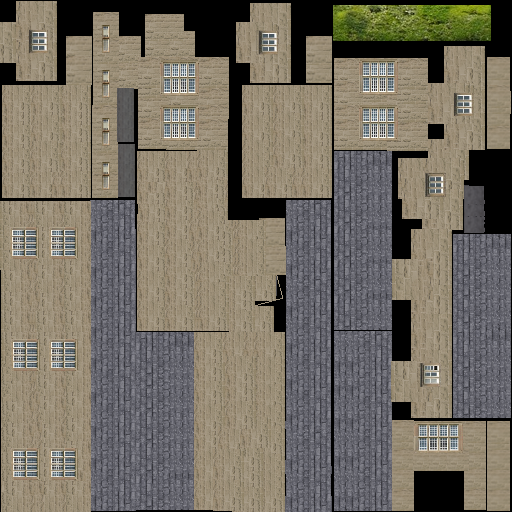
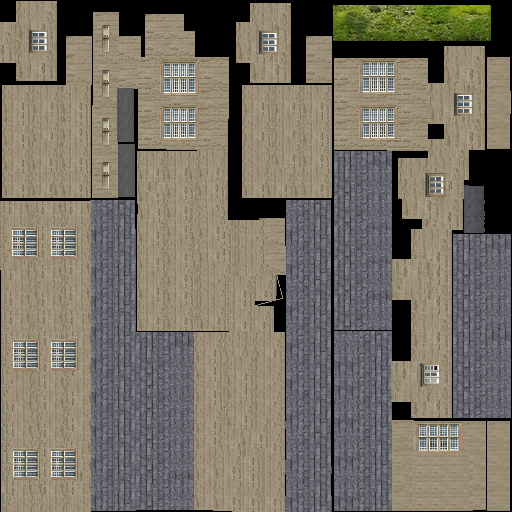
Comparing the layer stacks of the two 512 × 512 images. Changes:
painted on "Layer 3" over [405, 463, 473, 511]
